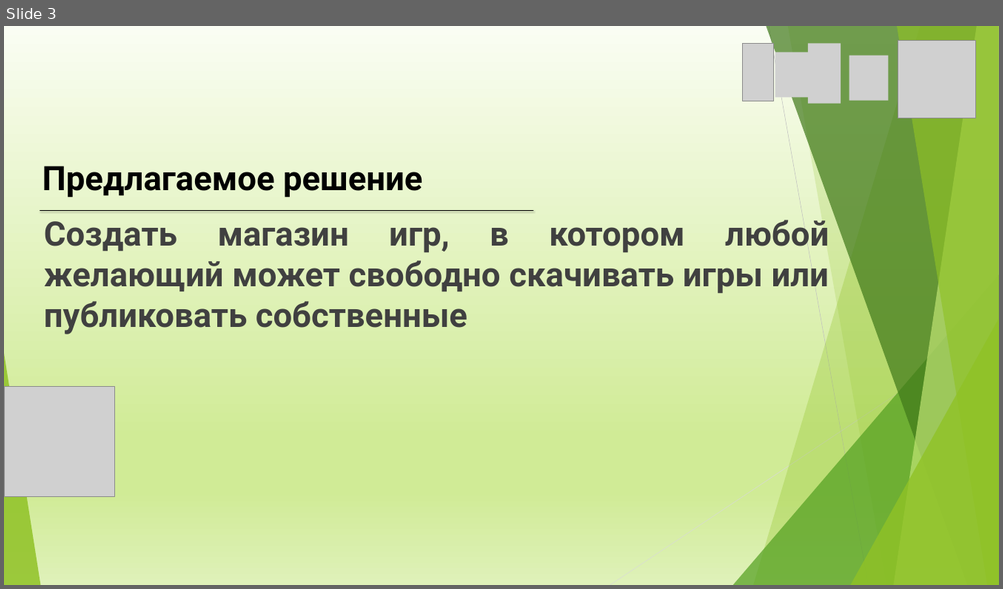
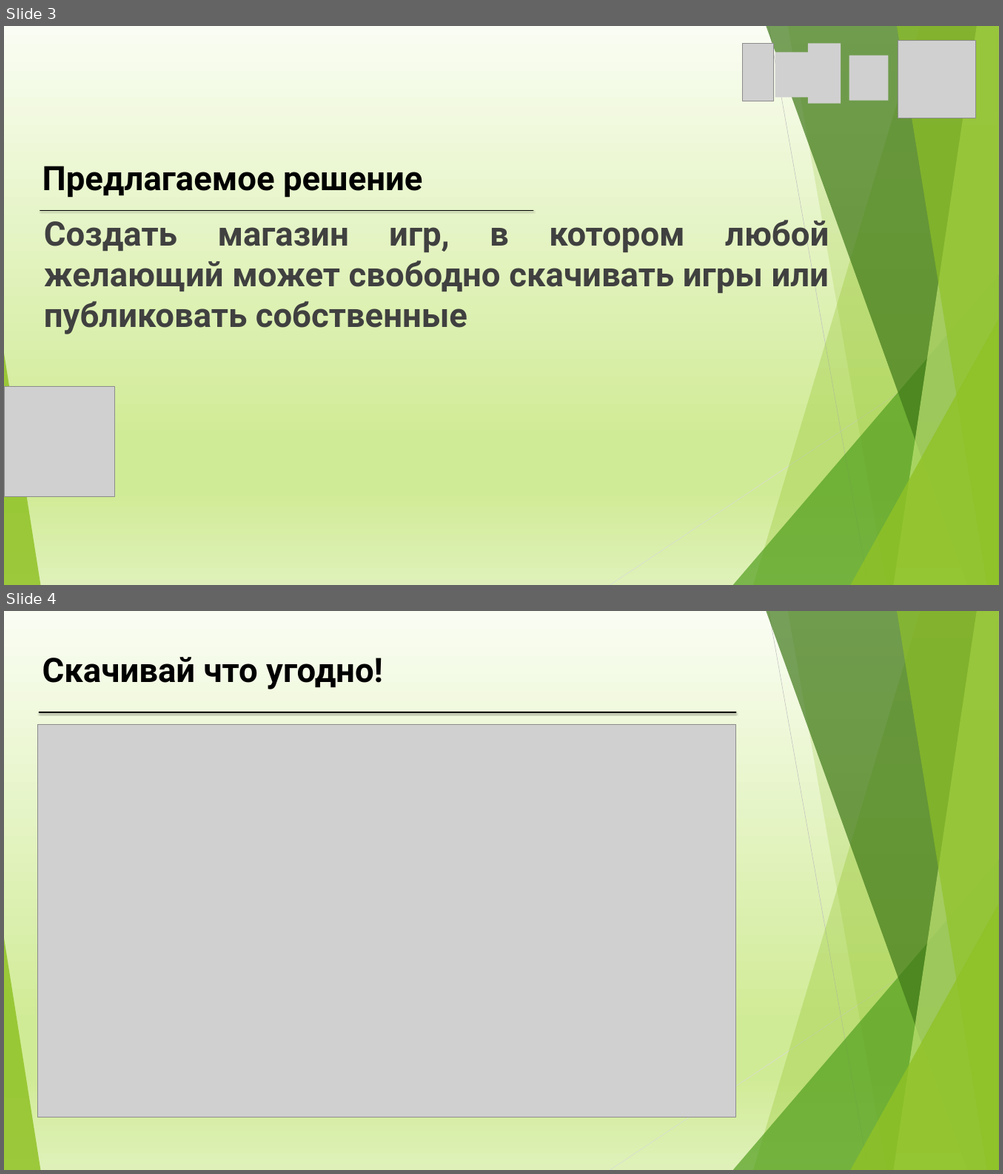
Before and after one commit to mathusha2023/GameStore, a slide deck: Презентация данжона(2).pptx. Shown one above the other, each under a label of ours: slide 3 before the commit, slides 3 and 4 after it. The pictures are 1003x589 and 1003x1174 pixels, drawn with LibreOffice and Linux fonts; fonts in the diff are those of the drawing; grey boxes stand for pictures. Boxes give left, top, right and bottom in pixels: in the first picture for what was removed or moved away, otherwise in the second. Text is boxed around its words. In the diff, an @@ line names an element or a change of style, - is before the commit and + after.

```diff
--- a/Презентация данжона(2).pptx
+++ b/Презентация данжона(2).pptx
@@ slide 4 added at box(4, 611, 999, 1170), background gradient #FAFDF3 to #D0EB96 to #DFF1B9; not listed: 10 template elements that a slide beside it also shows @@
@@ text added at box(42, 657, 383, 689), 65 pt, text #000000, bold @@
+Скачивай что угодно!
@@ line added from (39, 712) to (736, 712), #000000 2 pt @@
@@ picture added at box(37, 724, 736, 1117) @@
```
Also in this commit, not shown: 3 slides changed, 7 other slides added.
